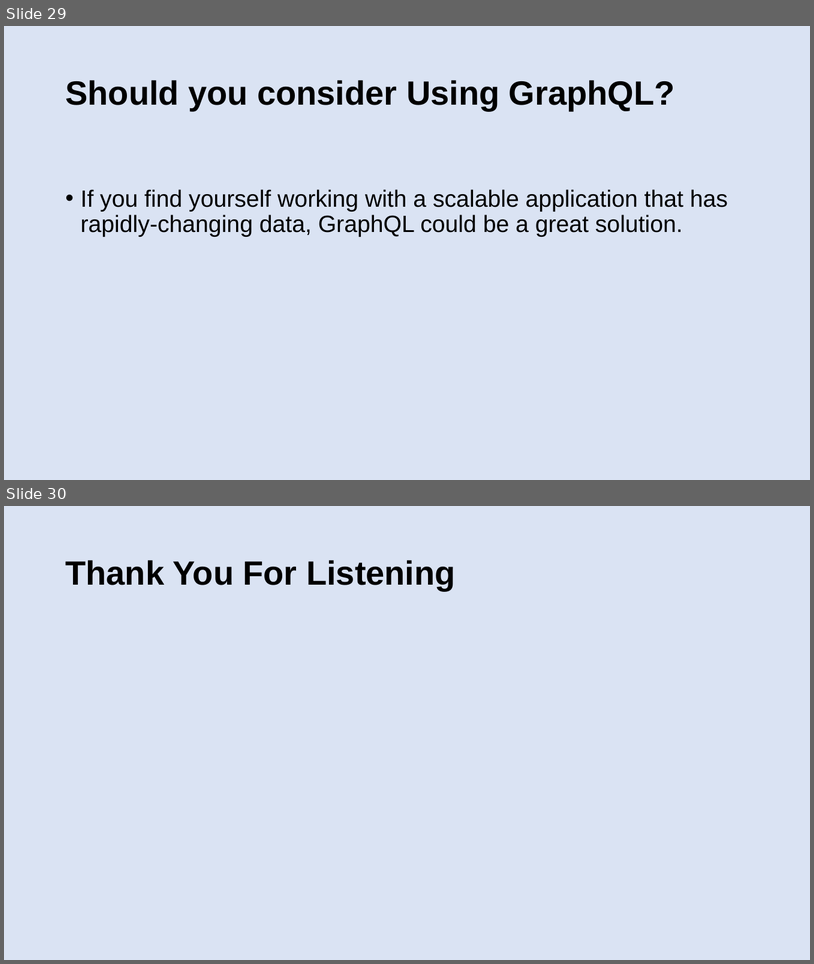
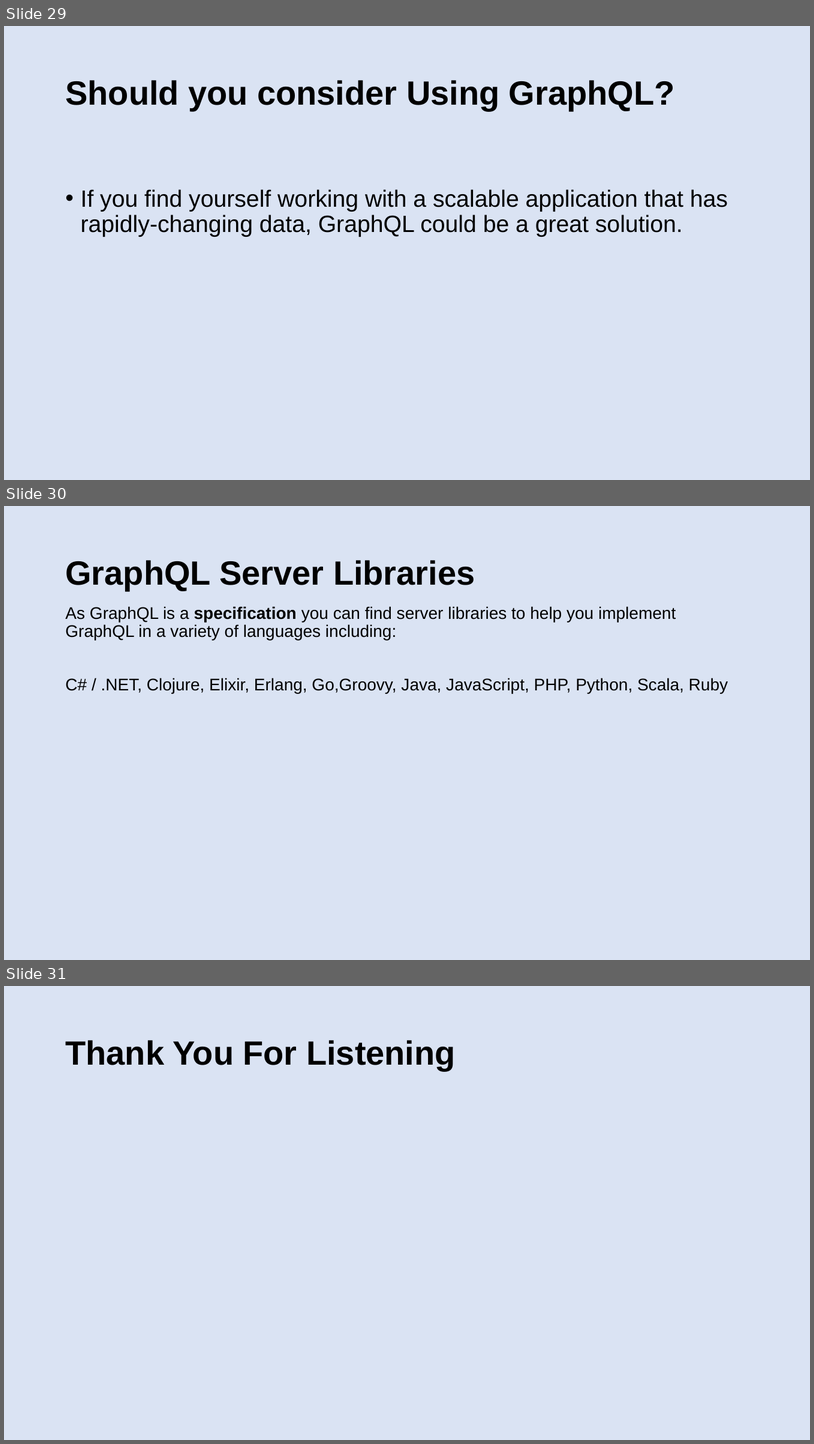
Before and after one commit to patelg123/graphql-presentation, a slide deck: current.pptx. Shown one above the other, each under a label of ours: slides 29 and 30 before the commit, slides 29, 30 and 31 after it. The pictures are 814x964 and 814x1444 pixels, drawn with LibreOffice and Linux fonts; fonts in the diff are those of the drawing. Boxes give left, top, right and bottom in pixels: in the first picture for what was removed or moved away, otherwise in the second. Text is boxed around its words. In the diff, an @@ line names an element or a change of style, - is before the commit and + after.

```diff
--- a/current.pptx
+++ b/current.pptx
@@ slide 30 added at [4, 506, 810, 960], background #DAE3F3 @@
@@ title added at [65, 560, 475, 591], 40 pt, text #000000, bold @@
+GraphQL Server Libraries
@@ text added at [65, 606, 728, 693], 20 pt, text #000000 @@
+As GraphQL is a specification you can find server libraries to help you implement GraphQL in a variety of languages including:
+C# / .NET, Clojure, Elixir, Erlang, Go,Groovy, Java, JavaScript, PHP, Python, Scala, Ruby
@@ what was slide 30 is now slide 31 @@
```
Also in this commit, not shown: 6 slides changed, 1 other slide added, 1 slide removed, 1 other file.
